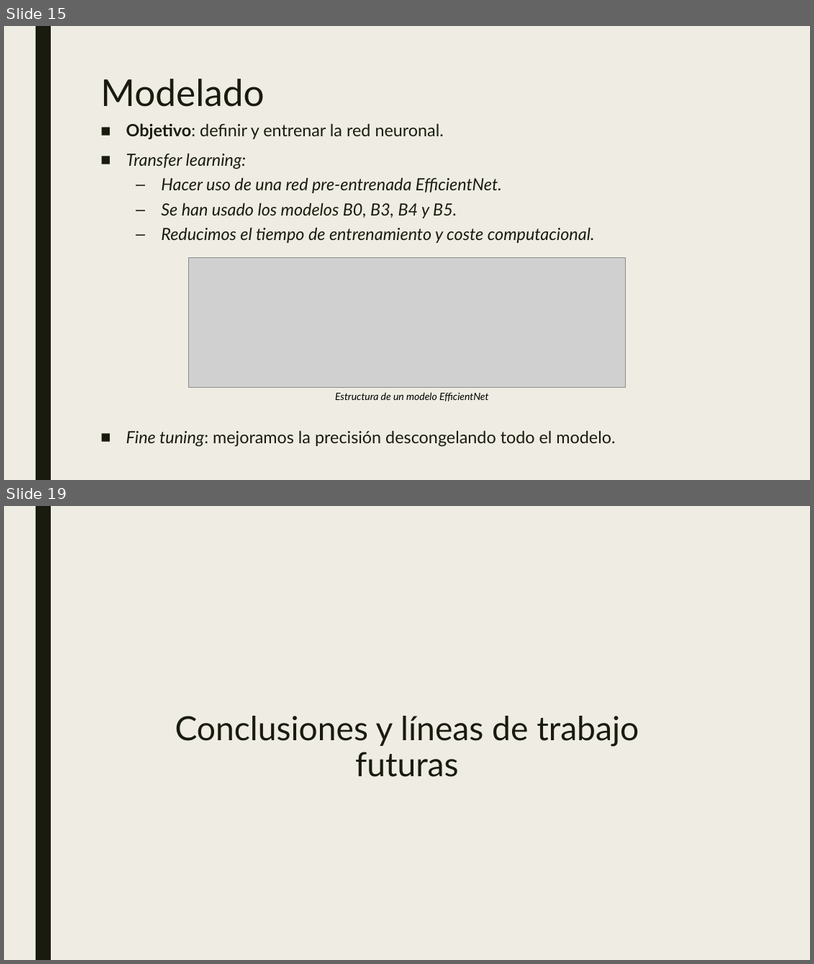
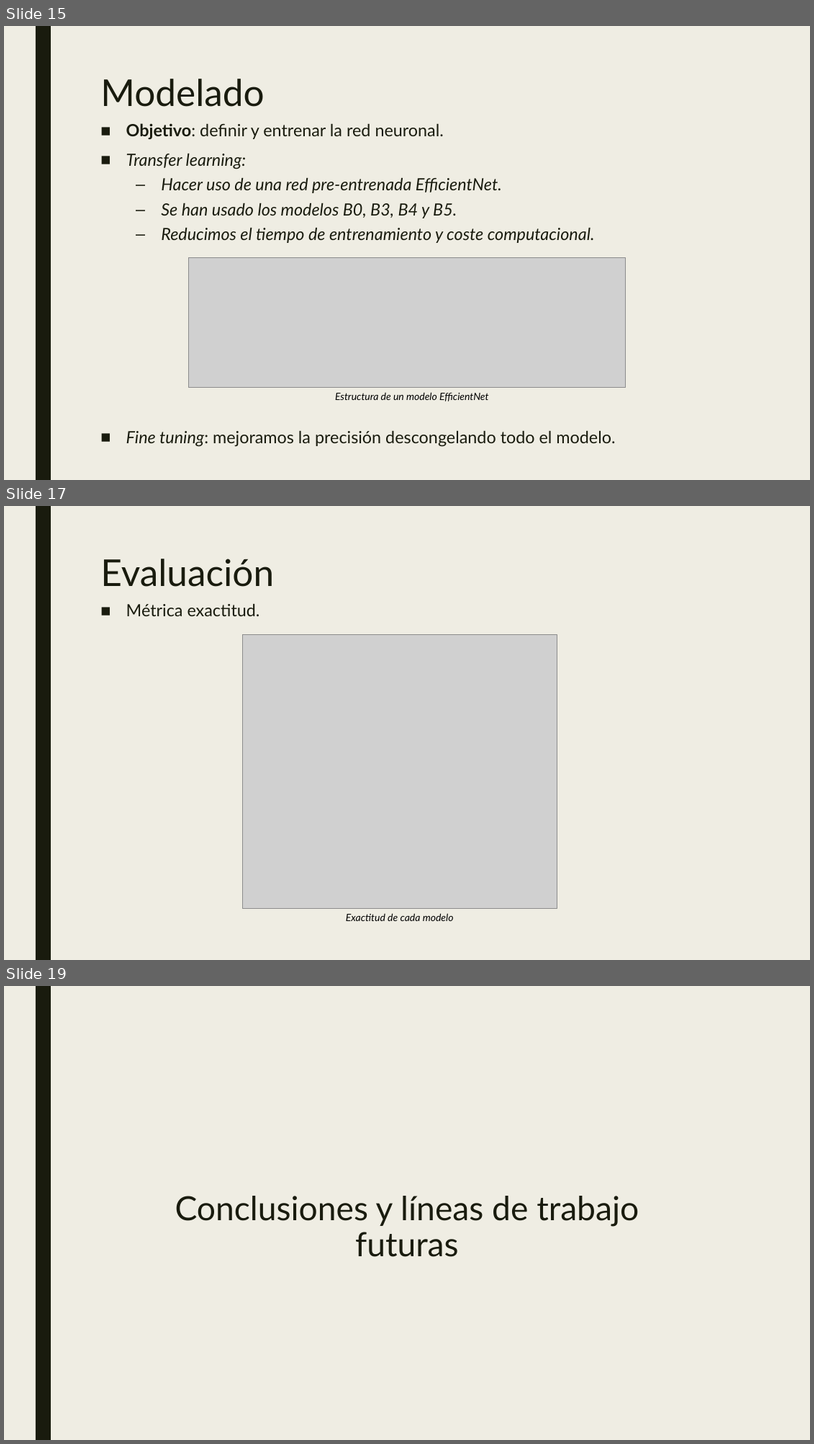
Before and after one commit to mariousm/Pneumonia-Detection, a slide deck: doc/presentacoin1.pptx. Shown one above the other, each under a label of ours: slides 15 and 19 before the commit, slides 15, 17 and 19 after it; the slides between them are not shown. The pictures are 814x964 and 814x1444 pixels, drawn with LibreOffice and Linux fonts; fonts in the diff are those of the drawing; grey boxes stand for pictures. Boxes give left, top, right and bottom in pixels: in the first picture for what was removed or moved away, otherwise in the second. Text is boxed around its words. In the diff, an @@ line names an element or a change of style, - is before the commit and + after.

```diff
--- a/doc/presentacoin1.pptx
+++ b/doc/presentacoin1.pptx
@@ slide 17 added at (x1=4, y1=506, x2=810, y2=960), background #EFEDE3; not listed: 1 template element that a slide beside it also shows @@
@@ title added at (x1=100, y1=559, x2=274, y2=587), 44 pt, text #191B0E @@
+Evaluación
@@ text added at (x1=126, y1=603, x2=260, y2=616), 20 pt, text #191B0E @@
+■ Métrica exactitud.
@@ picture added at (x1=243, y1=635, x2=558, y2=908) @@
@@ text added at (x1=346, y1=913, x2=454, y2=921), 12 pt, text #000000, italic @@
+Exactitud de cada modelo
```
Also in this commit, not shown: 3 other slides added, 4 slides removed.
